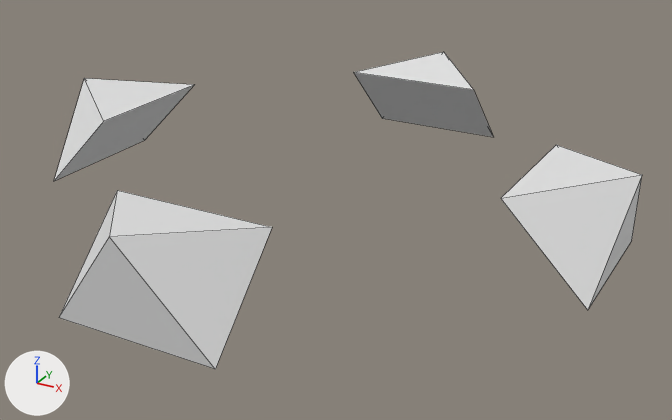
The Blender file blender/blend/loader.blend as it was, and as the next commit left it.
The view is the same before and after, from a 50 mm lens placed at (11.27, -19.74, 15.43), pointed at (0.45, -0.07, 5.6). Arrows for +X, +Y and +Z are at lower left; the lights stay in place. Mesh edges are drawn as thin lines.

In view in the first picture: 'rcam.001', 'rcam.002', 'rcam.003', 'rcam.004'.
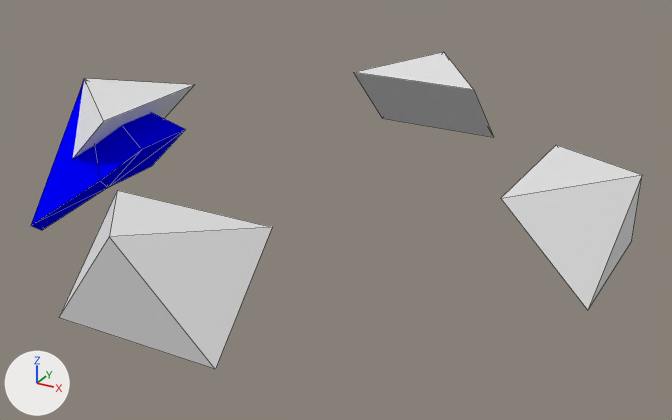
What differs and where, as boxes (x1, y1, x2, y2) in the pictures (672 x 420 px):
'hull', added (blue): after (31, 80, 186, 230)

The change, as a list of edits to the scene's bpy script:
```text
Add mat_bluesemi_001:
    mat_bluesemi_001 = diffuse_material('BlueSemi.001')
    mat_bluesemi_001.base_color = (0.0, 0.0, 1.0)  # blue #0000ff
Add me_hull_mesh_002:
    me_hull_mesh_002.from_pydata([(0.0, 0.0, 0.0), (1.0, 1.0, -3.0), (1.0, -1.0, -3.0), (-1.0, -1.0, -3.0), (-1.0, 1.0, -3.0), (0.0, 2.0, -3.0), (1.0, 4.0, -3.0), (2.0, 3.0, -3.0)], [], [(1, 2, 0), (2, 3, 0), (3, 4, 0), (4, 5, 0), (5, 6, 0), (6, 7, 0), (7, 1, 0), (3, 2, 1), (4, 3, 1), (5, 4, 1), (6, 5, 1), (7, 6, 1)])
    me_hull_mesh_002.materials.append(mat_bluesemi_001)  # blue #0000ff
Add ob_hull:
    ob_hull = bpy.data.objects.new('hull', me_hull_mesh_002)
    ob_hull.location = (-8.0, 0.0, 8.0)
    ob_hull.rotation_euler = (0.0, 0.785, 3.142)  # degrees (0, 45, 180)
```
